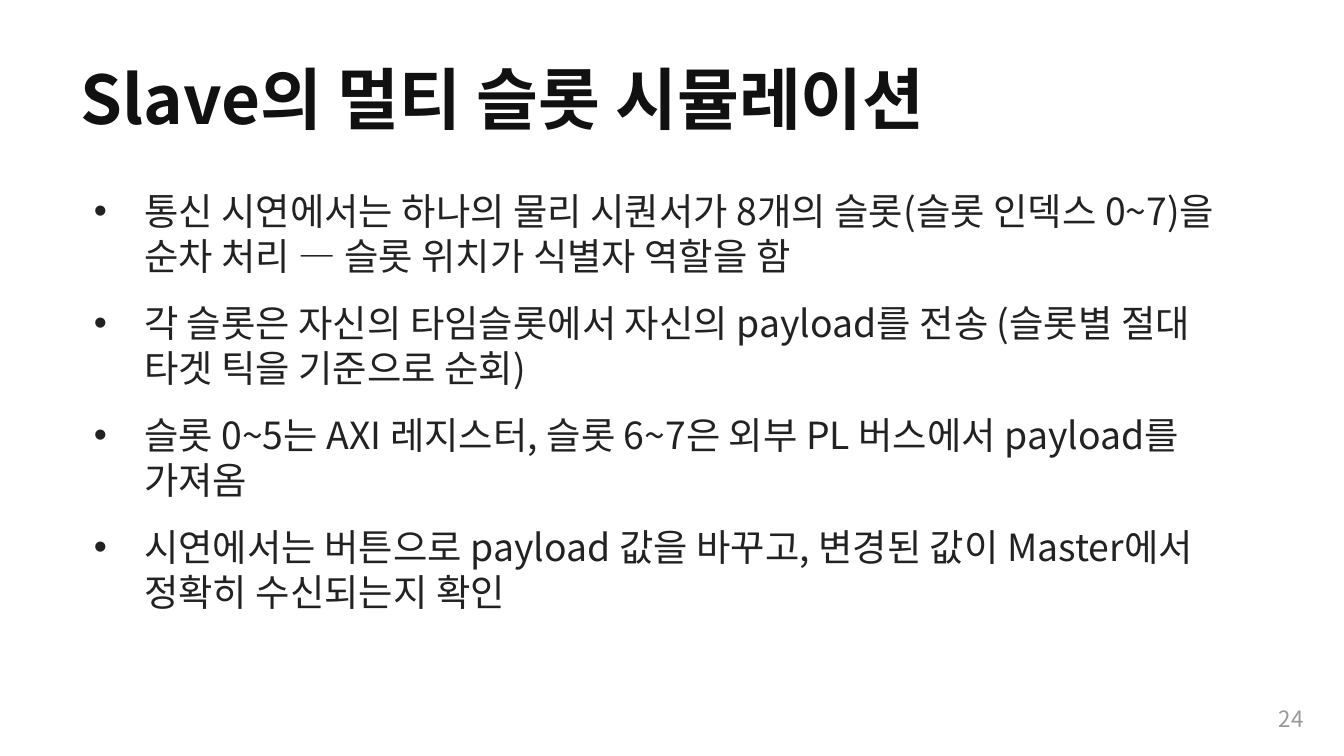
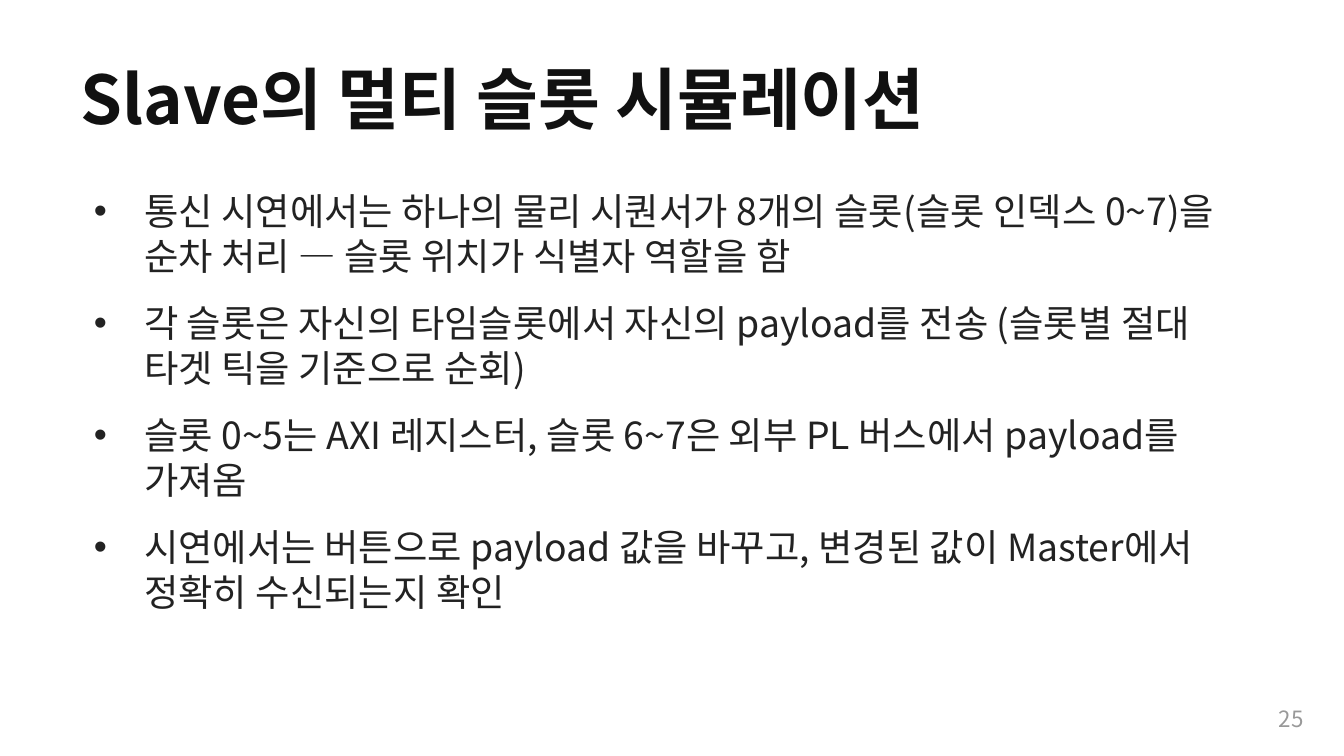
Before and after one commit to Woodong02/SoC_Design_and_Programming, a slide deck: slide 25 of presentation_full.pptx (slide 24 before the commit). Drawn at 1344x756 pixels with LibreOffice and Linux fonts; fonts in the diff are those of the drawing. Boxes give left, top, right and bottom in pixels: in the first picture for what was removed or moved away, otherwise in the second. Text is boxed around its words. In the diff, an @@ line names an element or a change of style, - is before the commit and + after.

```diff
--- a/presentation_full.pptx
+++ b/presentation_full.pptx
@@ text at [1279, 710, 1304, 727]: text changed @@
-24
+25
```
Also in this commit, not shown: 13 other slides changed, 4 other files.
